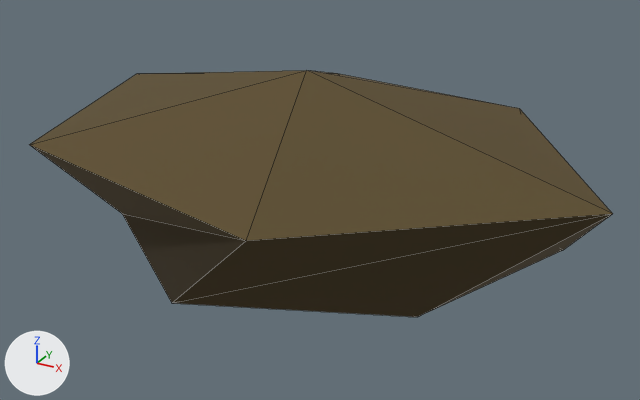
Renders of the glTF model public/models/woody-kit/shinnery-far.glb from each side of a commit.
Camera for both pictures: a camera (50 mm lens) standing at (1.4, -2.93, 1.9) and looking at (-0.2, -0.04, 0.45). Lighting does not change. The marker at lower left points along +X, +Y and +Z. The first picture is the older version. Mesh edges are drawn as thin lines. Where no turn or scale is listed for an object, it has been applied to the vertices. Vertices at exactly the same position are counted once.

The first picture shows 'shinnery-far / foliage'.
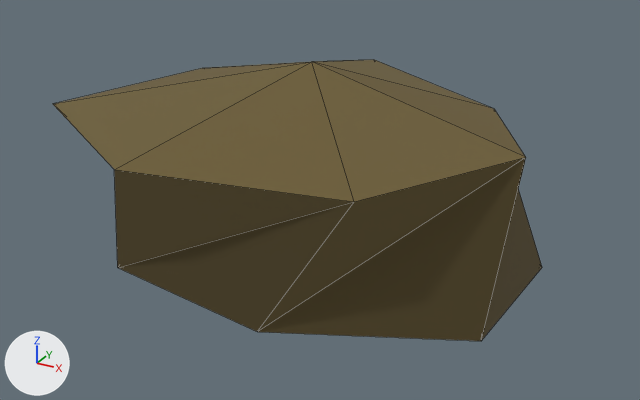
The change, as a diff of the scene's bpy script:
```diff
--- a/public/models/woody-kit/shinnery-far.glb.py
+++ b/public/models/woody-kit/shinnery-far.glb.py
@@ me_shinnery_far___foliage @@
 # used by ob_shinnery_far___foliage; location = (0.0, 0.0, 0.0)
-me_shinnery_far___foliage.from_pydata(...)  # 14 vertices, 24 faces; spans x -1.34..0.97, y -0.94..0.91, z 0.05..0.96
+me_shinnery_far___foliage.from_pydata(...)  # 16 vertices, 28 faces; spans x -1.36..0.64, y -0.77..0.88, z -0.03..1.0
+# me_shinnery_far___foliage part 1: the whole mesh is rebuilt
 me_shinnery_far___foliage.materials.append(mat_woody___vertex_paint)
```

Pixel boxes [x1, y1, x2, y2] of what changed, in the pictures (640 x 400 px):
'shinnery-far / foliage', reshaped (16% narrower, 14% taller): before [29, 70, 613, 317]; after [53, 60, 542, 341]
